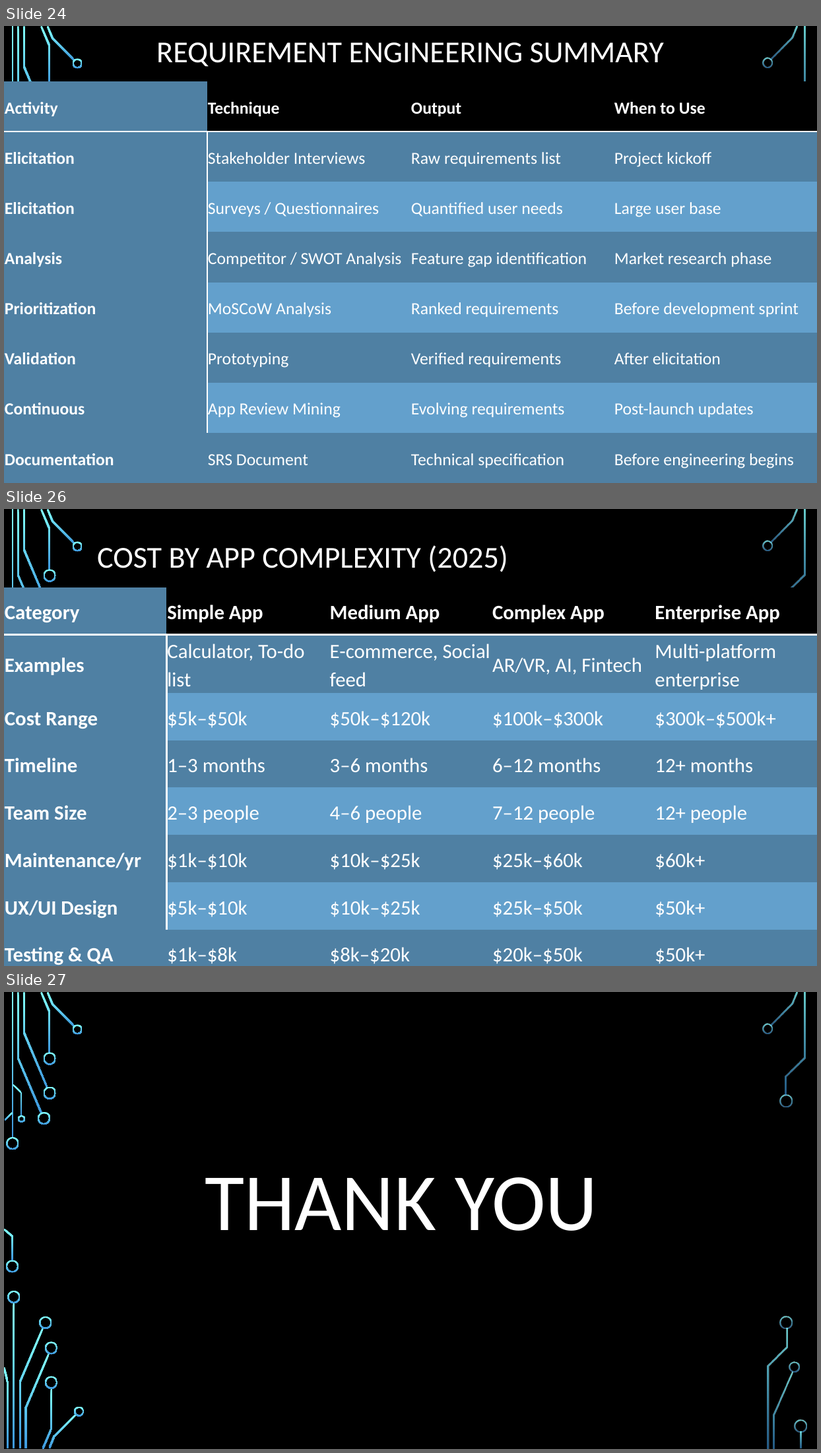
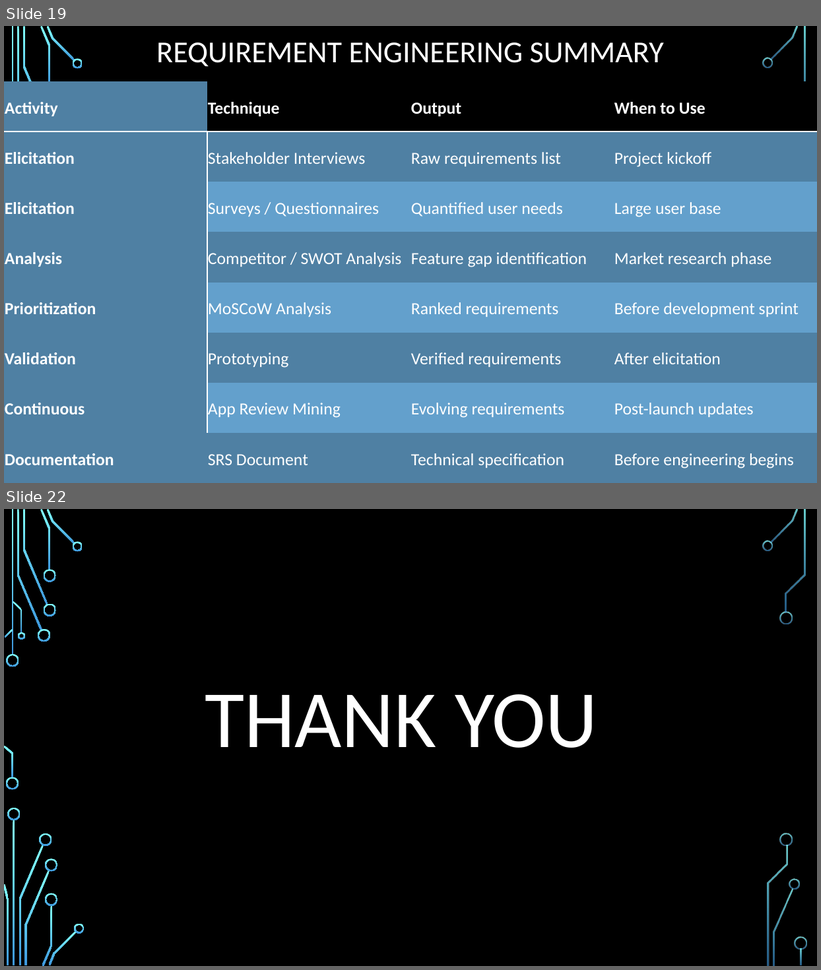
Before and after one commit to Kelben-ui/Group-15, a slide deck: Task 1/TASK 1 PowerPoint.pptx. Shown one above the other, each under a label of ours: slides 24, 26 and 27 before the commit, slides 19 and 22 after it; the slides between them are not shown. The pictures are 821x1453 and 821x970 pixels, drawn with LibreOffice and Linux fonts; fonts in the diff are those of the drawing; background and template pictures are left out. Boxes give left, top, right and bottom in pixels: in the first picture for what was removed or moved away, otherwise in the second. Text is boxed around its words. In the diff, an @@ line names an element or a change of style, - is before the commit and + after.

```diff
--- a/Task 1/TASK 1 PowerPoint.pptx
+++ b/Task 1/TASK 1 PowerPoint.pptx
@@ slide 26 removed at (x1=4, y1=509, x2=817, y2=966), background picture (left out); not listed: 36 template elements that a slide beside it also shows @@
@@ title removed at (x1=97, y1=545, x2=508, y2=572) @@
-COST BY APP COMPLEXITY (2025)
@@ table removed at (x1=4, y1=588, x2=817, y2=966), 8 rows, 5 columns @@
-Category | Simple App | Medium App | Complex App | Enterprise App
-Examples | Calculator, To-do list | E-commerce, Social feed | AR/VR, AI, Fintech | Multi-platform enterprise
-Cost Range | $5k–$50k | $50k–$120k | $100k–$300k | $300k–$500k+
-Timeline | 1–3 months | 3–6 months | 6–12 months | 12+ months
-Team Size | 2–3 people | 4–6 people | 7–12 people | 12+ people
-Maintenance/yr | $1k–$10k | $10k–$25k | $25k–$60k | $60k+
-UX/UI Design | $5k–$10k | $10k–$25k | $25k–$50k | $50k+
-Testing & QA | $1k–$8k | $8k–$20k | $20k–$50k | $50k+
@@ what was slide 24 is now slide 19 @@
@@ what was slide 27 is now slide 22 @@
```
Also in this commit, not shown: 8 slides changed, 2 slides added, 6 other slides removed, 1 other file.
